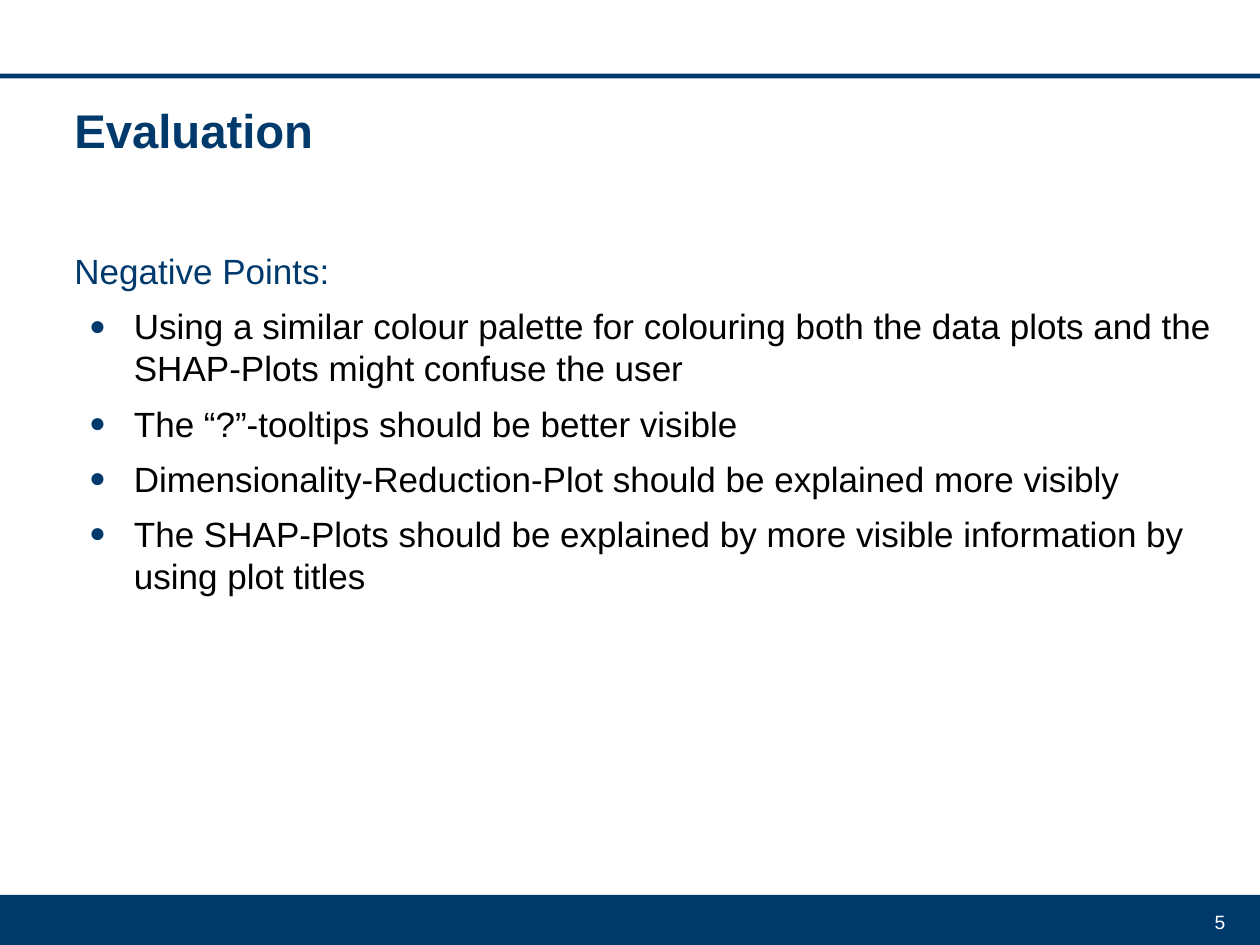
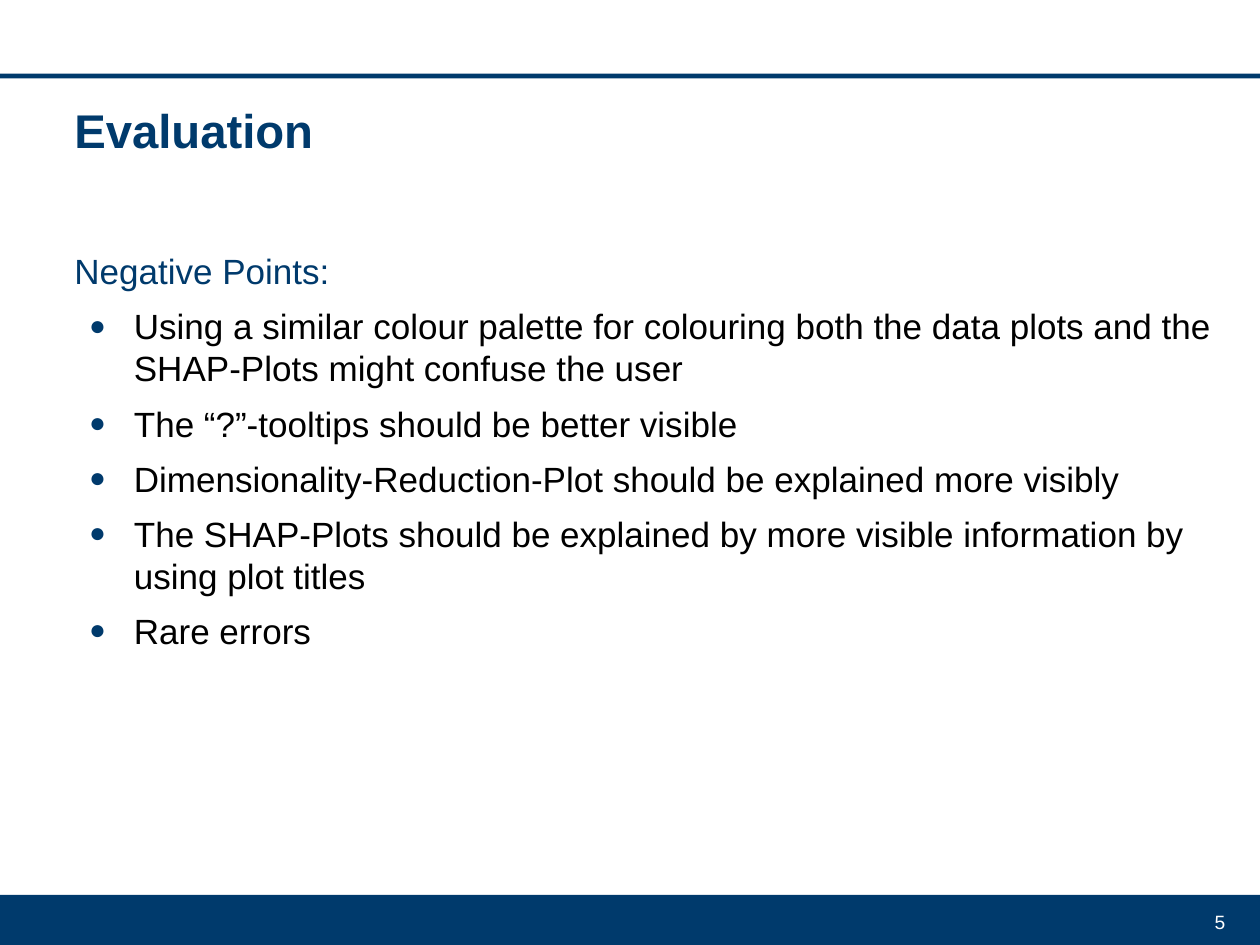
Before and after one commit to DrFab1/va_explainable_ai, a slide deck: slide 5 of VA_Projekt.ppt. Drawn at 1260x945 pixels with LibreOffice and Linux fonts; fonts in the diff are those of the drawing; background and template pictures are left out. Boxes give left, top, right and bottom in pixels: in the first picture for what was removed or moved away, otherwise in the second. Text is boxed around its words. In the diff, an @@ line names an element or a change of style, - is before the commit and + after.

```diff
--- a/VA_Projekt.ppt
+++ b/VA_Projekt.ppt
@@ text at bbox=[134, 620, 310, 645]: paragraph added @@
+● Rare errors
```
Also in this commit, not shown: 4 other slides changed.
